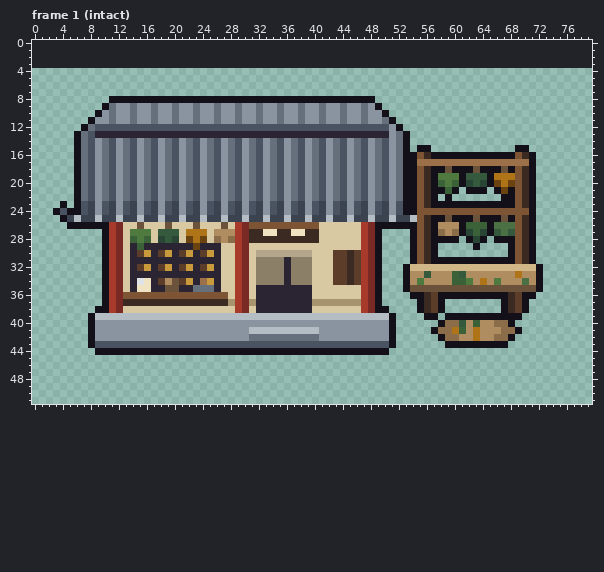
A pixel-art file gets an edit: art/structures/apothecary.aseprite. Above, as it was before the edit.
80x48 pixels, 4 frames. Colours within 5 levels of each other are drawn and written as one. Shown: frame 1 (intact). The old version is drawn lined up with the new one, on the new canvas. The commit also changed other frames, which this record leaves out.
The result:
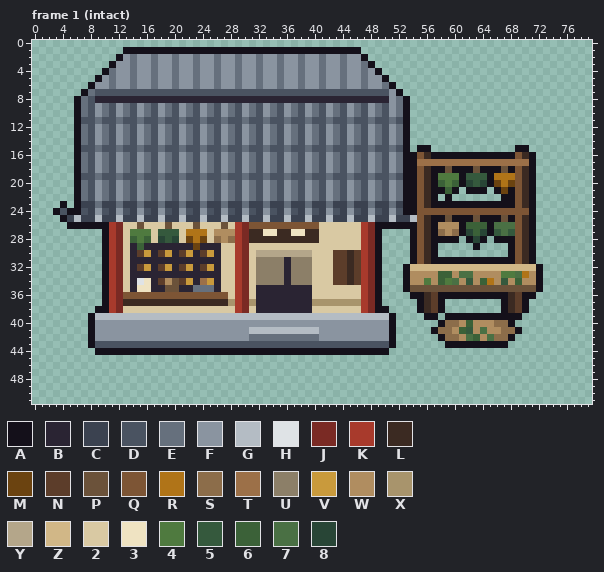
Palette (. is transparent): A #14101a  B #2a2433  C #3b4250  D #4a5361  E #66707d  F #8a94a0  G #b4bcc4  H #dfe3e6  J #7a2a24  K #a83a2c  L #3b2a22  M #6b4310  N #5c3d2a  P #6b523a  Q #7d5535  R #b07418  S #8c6d4a  T #9c7048  U #8c7f68  V #c99a3c  W #b08d60  X #a8946c  Y #b4a68a  Z #d1b787  2 #d9c9a3  3 #efe3c2  4 #4f7a3f  5 #35593d  6 #3b6138  7 #4a7044  8 #284536
From the commit log: feat: draw the smithy and the apothecary at the angle
Diff:
canvas 80x48 -> 80x52, the old top-left corner now at 0,4
Changed rows in their new state; - is an unchanged pixel.
Frame 1 (intact):
first column x 6:
 1 -------AAAAAAAAAAAAAAAAAAAAAAAAAAAAAAAAAA-------
 2 ------AFEFFEFFEFFEFFEFFEFFEFFEFFEFFEFFEFFA------
 3 -----AFFEFFEFFEFFEFFEFFEFFEFFEFFEFFEFFEFFEA-----
 4 ----AEFFEFFEFFEFFEFFEFFEFFEFFEFFEFFEFFEFFEFA----
 5 ---AFEFFEFFEFFEFFEFFEFFEFFEFFEFFEFFEFFEFFEFFA---
 6 --AFFEFFEFFEFFEFFEFFEFFEFFEFFEFFEFFEFFEFFEFFEA--
 7 -AEDDDDDDDDDDDDDDDDDDDDDDDDDDDDDDDDDDDDDDDDDDFA-
 8 AEDBBBBBBBBBBBBBBBBBBBBBBBBBBBBBBBBBBBBBBBBBBFEA
 9 AEDFED-ED-ED-ED-ED-ED-ED-ED-ED-ED-ED-ED-ED-EDFEA
10 AEDFED-ED-ED-ED-ED-ED-ED-ED-ED-ED-ED-ED-ED-EDFEA
11 ADDEDDEDDEDDEDDEDDEDDEDDEDDEDDEDDEDDEDDEDDEDDEDA
12 AEDFE-FE-FE-FE-FE-FE-FE-FE-FE-FE-FE-FE-FE-FE--EA
13 ---FEDFEDFEDFEDFEDFEDFEDFEDFEDFEDFEDFEDFEDFED---
15 -D-ED-ED-ED-ED-ED-ED-ED-ED-ED-ED-ED-ED-ED-ED-ED-
first column x 7:
19 D-ED-ED-ED-ED-ED-ED-ED-ED-ED-ED-ED-ED-ED-ED-ED
first column x 7:
23 C-EC-EC-EC-EC-EC-EC-EC-EC-EC-EC-EC-EC-EC-EC-EC
first column x 55:
33 -W-66W77----447R
34 W4-647W5-6RW5-6W
first column x 60:
40 -W6W--
41 W-5W7-
42 --76-7
